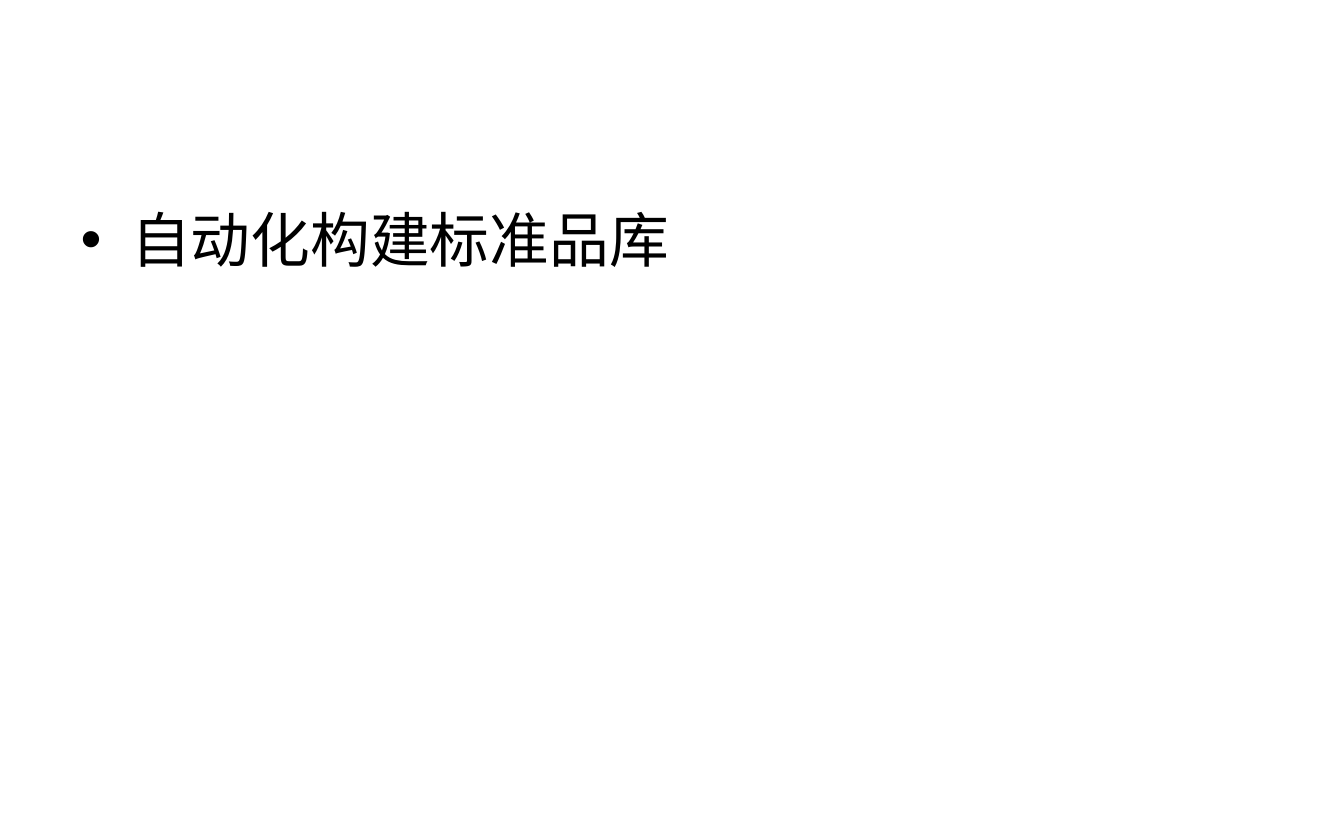
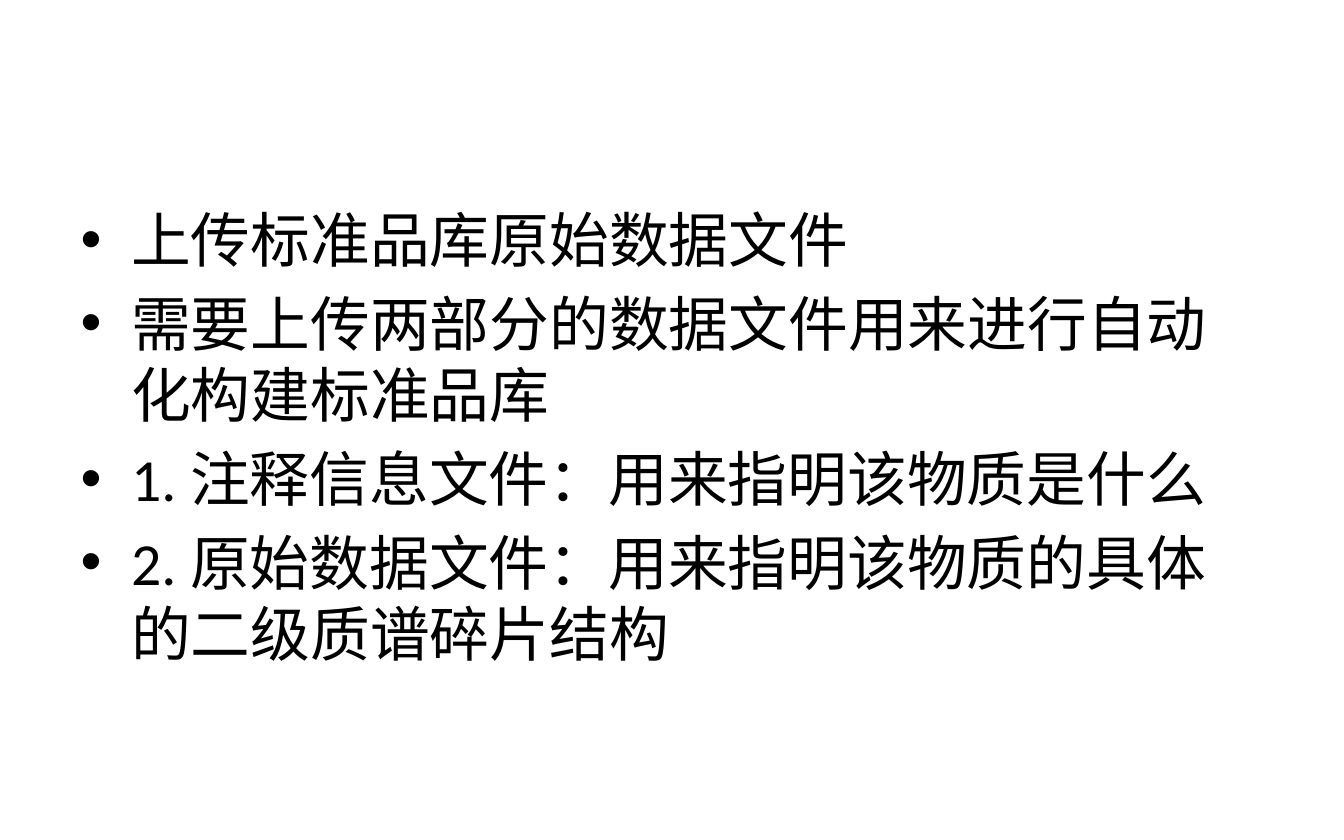
Before and after one commit to BioDeep/docs, a slide deck: slide 16 of Tutorials.pptx (slide 14 before the commit). Drawn at 1344x840 pixels with LibreOffice and Linux fonts; fonts in the diff are those of the drawing. Boxes give left, top, right and bottom in pixels: in the first picture for what was removed or moved away, otherwise in the second. Text is boxed around its words. In the diff, an @@ line names an element or a change of style, - is before the commit and + after.

```diff
--- a/Tutorials.pptx
+++ b/Tutorials.pptx
@@ text at (131, 211, 1207, 661): text changed @@
-• 自动化构建标准品库
+• 上传标准品库原始数据文件
+• 需要上传两部分的数据文件用来进行自动化构建标准品库
+• 1. 注释信息文件：用来指明该物质是什么
+• 2. 原始数据文件：用来指明该物质的具体的二级质谱碎片结构
```
Also in this commit, not shown: 3 slides added, 6 other files.
